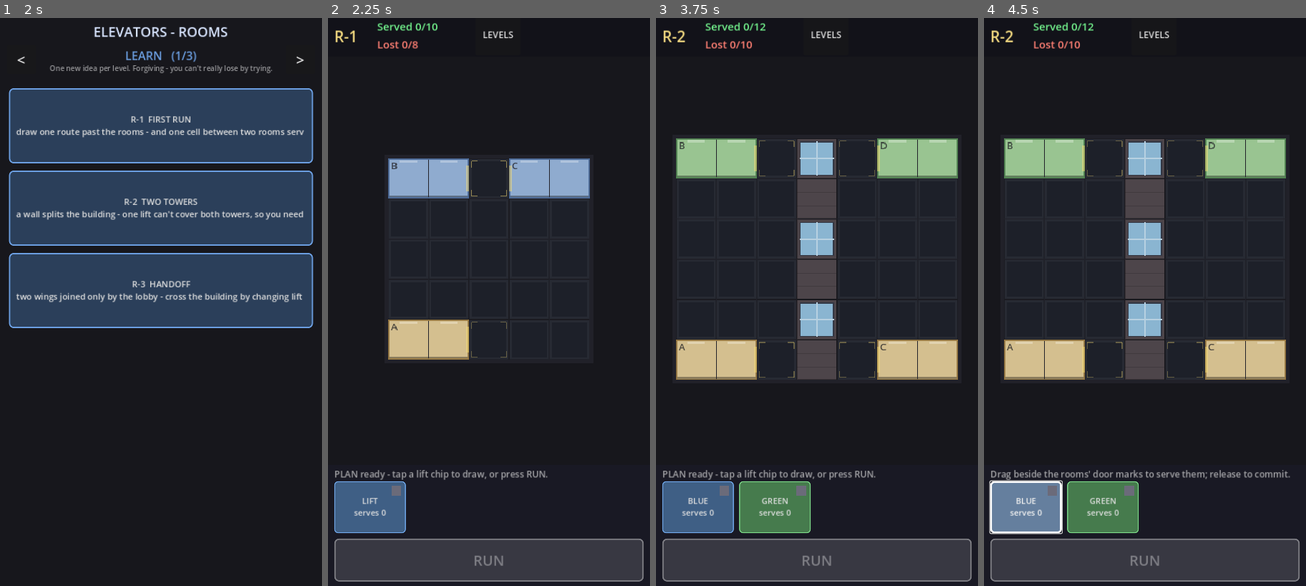
Above: before the commit, frames 1-4 (left to right).
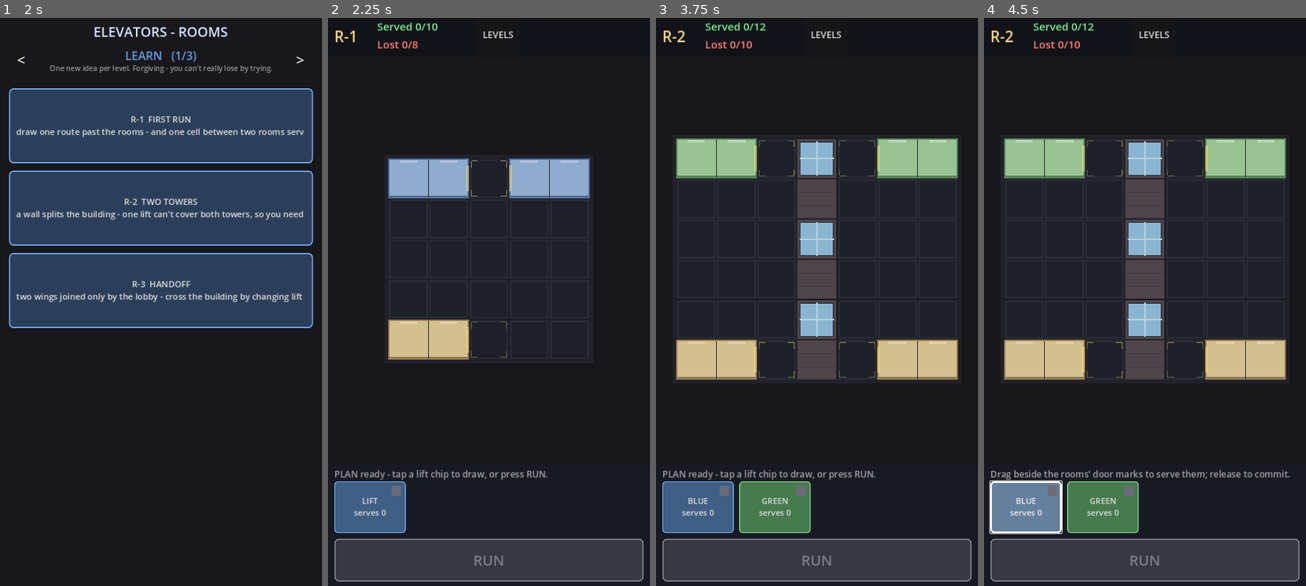
Above: after the commit, the same moments.

Repository: AlexEltonPym/elevator_game
Game: Godot game, scene res://scenes/v5_select.tscn
The game is run twice, just before and just after one commit, with the same random seed, the same clock (stepped at 60 frames per second) and the same inputs.
Inputs:
- Up to frame 1 (2 s): click "<" at 0.5 s; click ">" at 1.25 s
- Up to frame 2 (2.25 s): click "R-1 FIRST RUN draw one route …" at 2 s
- Up to frame 3 (3.75 s): click "LEVELS" at 2.75 s; click "R-2 TWO TOWERS a wall splits …" at 3.5 s
- Up to frame 4 (4.5 s): click "BLUE serves 0" at 4.25 s

Frame 1 is identical in both runs. In frame 2, less than 0.1% of the frame differs, in the area x 19-59%, y 25-55%; in frame 3, less than 0.1%, in the area x 7-72%, y 21-59%; in frame 4, less than 0.1%.

Commit message:
People: destination color-blob (no letters), shown only while queued
The dest badge above a figure was a type-coloured disc stamped with the room
LETTER; at this resolution the letter is illegible, so it's now just a disc in
the DESTINATION room's palette colour (Grid5.room_color) — the room colour already
says where they're headed. The blob is drawn ONLY while the figure is standing in
its queue (is_waiting_to_board), so milling/riding figures are clean. Room LETTERS
are also removed from the level (identity reads off colour + furniture).

Groundwork for later: fade / flash / clock-wipe on this blob to signal impatience.

Render-only: FINGERPRINT5-ALL 795467658 unchanged, V5 SMOKE ALL PASS.

Co-Authored-By: Claude Opus 4.8 <noreply@anthropic.com>

Diff:
--- a/scripts/v5/grid5.gd
+++ b/scripts/v5/grid5.gd
@@ -250,6 +250,16 @@
 
 static func room_type(id: int) -> String:
 	return _rooms[id].type if id >= 0 and id < _rooms.size() else ""
+
+
+## The room's identity COLOUR (its ROOM_STYLE background) — used by the destination
+## blob above a queued figure so "where are they headed" reads off the room palette.
+## Falls back to the legacy tint, then a neutral grey.
+static func room_color(id: int) -> Color:
+	var t := room_type(id)
+	if ROOM_STYLE.has(t):
+		return ROOM_STYLE[t].bg
+	return ROOM_TINT.get(t, Color(0.62, 0.64, 0.70))
 
 
 static func room_cells(id: int) -> Array:
@@ -653,10 +663,7 @@
 						Vector2(ow, rect.size.y))]]:
 			if Grid5.room_id_at(c + e[0]) != id:
 				draw_rect(e[1], ocol)
-	# Room letter, small, top-left corner (type is now read from the colour, not text).
-	var lp: Vector2 = rm.rect.position + Vector2(6.0, 2.0)
-	draw_string(ThemeDB.fallback_font, lp + Vector2(0, 22), rm.letter,
-			HORIZONTAL_ALIGNMENT_LEFT, -1.0, 22, Color(0.12, 0.12, 0.14, 0.75))
+	# (Room letters removed: a room's identity reads off its COLOUR + furniture, not text.)
 	# Pair badge: a filled disc in the pair colour with the pair NUMBER, in the room's
 	# top-left corner (away from the door mark) — the "endpoint marker" both rooms share.
 	if has_pair:
--- a/scripts/v5/passenger5.gd
+++ b/scripts/v5/passenger5.gd
@@ -478,13 +478,15 @@
 		draw_rect(body, Color(0, 0, 0, 0.45), false, 2.0)
 		draw_rect(Rect2(Vector2(-bw / 2.0 + 1.0, feet - 21.0), Vector2(bw - 2.0, 13.0)),
 				Color(1, 1, 1, 0.85))
-	# Destination badge just above the head: a type-coloured disc with the dest letter.
-	var badge_y := feet - side - 6.0
-	draw_circle(Vector2(0, badge_y), 8.5, Color(0.08, 0.08, 0.10, 0.85))
-	draw_circle(Vector2(0, badge_y), 7.0, col)
-	draw_string(ThemeDB.fallback_font, Vector2(-4.0, badge_y + 4.5),
-			Grid5.room_letter(dest_room),
-			HORIZONTAL_ALIGNMENT_CENTER, -1.0, 12, Color(0.1, 0.1, 0.1))
+	# Destination blob above the head: a disc in the DESTINATION room's colour — no
+	# letter (too little resolution for one, and the room colour already says where
+	# they're headed). Shown ONLY while standing in the queue. (Later: fade / flash /
+	# clock-wipe on this blob to signal dwindling patience.)
+	if is_waiting_to_board():
+		var badge_y := feet - side - 6.0
+		var dest_col: Color = Grid5.room_color(dest_room)
+		draw_circle(Vector2(0, badge_y), 9.0, Color(0.08, 0.08, 0.10, 0.9))
+		draw_circle(Vector2(0, badge_y), 7.0, dest_col)
 	if _patience_running():
 		var w := 22.0
 		var top := -22.0
